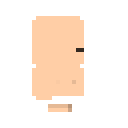
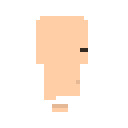
Comparing the layer stacks of the two w=128, h=128 images. Changes:
painted on "Layer 1" over 32, 16, 88, 112
